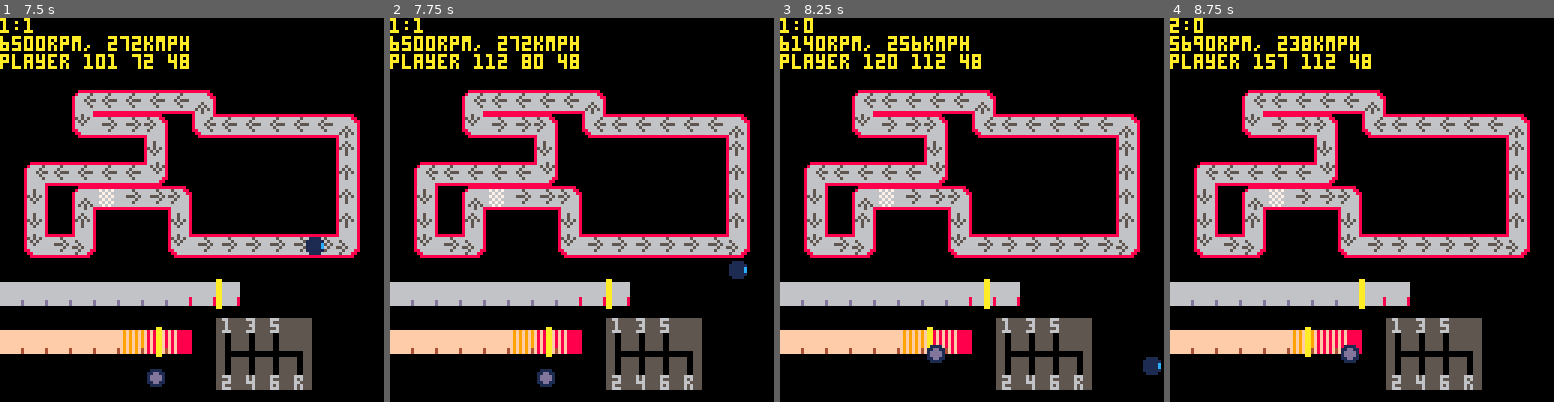
Above: before the commit, frames 1-4 (left to right).
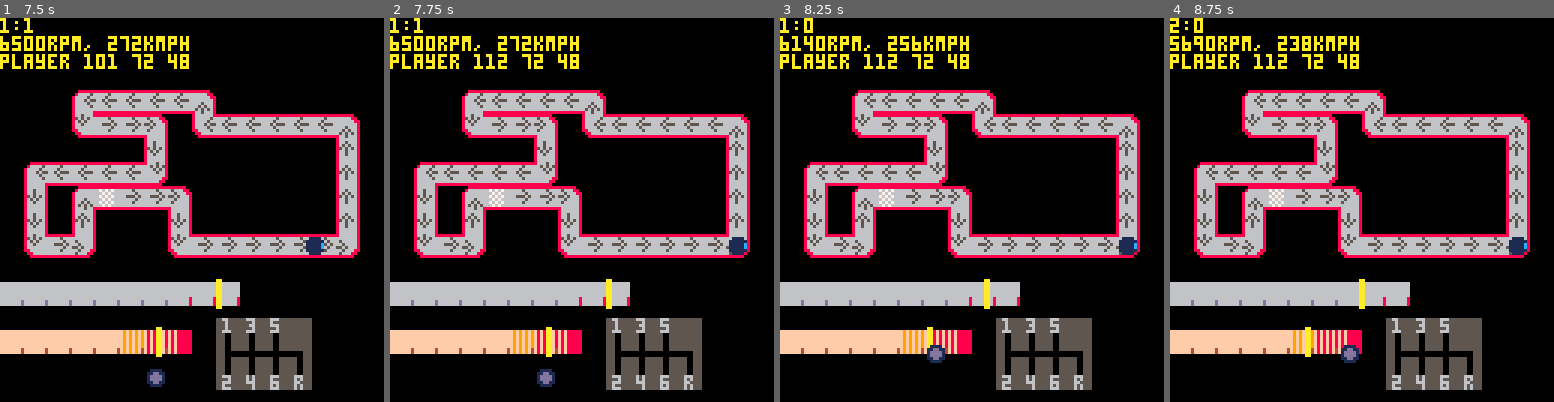
Above: after the commit, the same moments.

Repository: VedVid/PICOdrag
Game: PICO-8 cartridge picodrag.p8
Two runs of this game, one before a commit and one after it. Both use one fixed random seed, a clock stepped at 60 frames per second and the inputs below.
Inputs:
- Up to frame 1 (7.5 s): hold Left 1.97-2.37 s; hold Down 2.42-2.82 s; hold Right 2.87-3.53 s; hold Up 3.58-4.08 s; hold Right 4.13-4.53 s; hold Down 4.58-5.08 s; hold Left 5.13-5.8 s; hold Up 5.85-6.18 s; hold Left 6.23-6.63 s; hold Down 6.68-7.08 s; hold Right from 7.13 s (still down)
- Up to frame 2 (7.75 s): keep holding Right
- Up to frame 3 (8.25 s): release Right at 7.8 s; hold Up from 7.85 s (still down)
- Up to frame 4 (8.75 s): release Up at 8.35 s; hold Right from 8.4 s (still down)

Frame 1 is identical in both runs. In frame 2, 0.4% of the frame differs, in the area x 34-93%, y 10-68%; in frame 3, 0.8%, in the area x 25-100%, y 9-93%; in frame 4, 0.6%.

Commit message:
cw and ccw added, but the car stops when encounters ccw corner

Diff:
--- a/picodrag.p8
+++ b/picodrag.p8
@@ -392,28 +392,28 @@
   cell == 42 then
   move_x = car.current_speed * km_ratio
  elseif cell == 26 then
-  move_x = car.current_speed * km_ratio
+  move_x = (-1) * car.current_speed * km_ratio
  elseif cell == 11 or
   cell == 43 then
   move_y = car.current_speed * km_ratio
  elseif cell == 27 then
-  move_y = car.current_speed * km_ratio
+  move_y = (-1) * car.current_speed * km_ratio
  elseif cell == 12 then
   move_x = car.current_speed * km_ratio
  elseif cell == 13 then
   move_y = car.current_speed * km_ratio
  elseif cell == 29 then
-  move_x = car.current_speed * km_ratio
+  move_x = (-1) * car.current_speed * km_ratio
  elseif cell == 28 then
-  move_y = car.current_speed * km_ratio
+  move_y = (-1) * car.current_speed * km_ratio
  elseif cell == 14 then
   move_y = car.current_speed * km_ratio
  elseif cell == 30 then
   move_x = car.current_speed * km_ratio
  elseif cell == 31 then
-  move_y = car.current_speed * km_ratio
+  move_y = (-1) * car.current_speed * km_ratio
  elseif cell == 15 then
-  move_x = car.current_speed * km_ratio
+  move_x = (-1) * car.current_speed * km_ratio
  end
  player.x_dec += move_x
  player.y_dec += move_y
